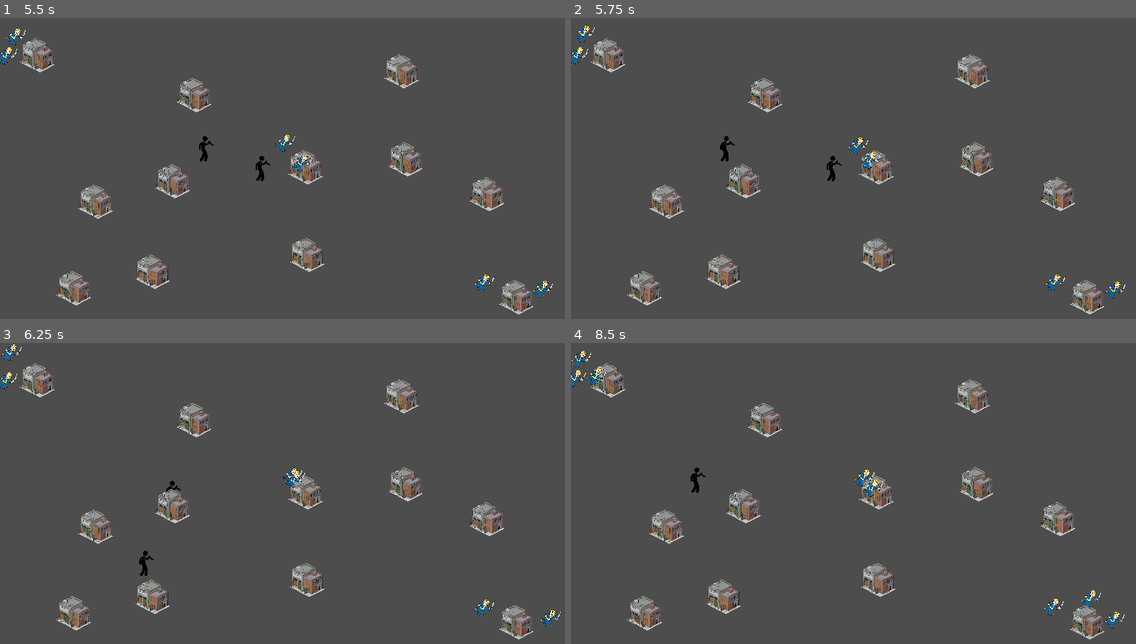
Above: before the commit, frames 1-4 (two rows, left to right).
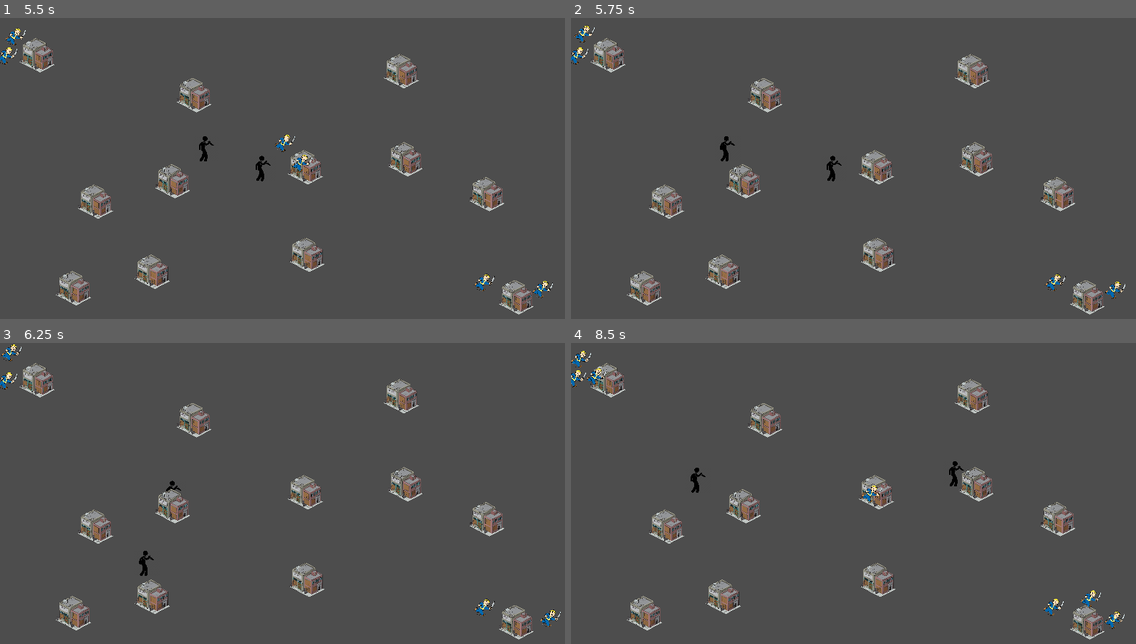
Above: after the commit, the same moments.

Repository: Alfenstein8/createjam
Game: Godot game, scene res://scenes/main_menu.tscn
The game is run twice, just before and just after one commit, with the same random seed, the same clock (stepped at 60 frames per second) and the same inputs.
Inputs:
- Up to frame 1 (5.5 s): click "GANG" at 0.5 s; hold D (p1_right) 1.28-2.03 s; hold F (p1_follow) 1.28-2.03 s; hold S (p1_down) 2.03-2.78 s; tap T (p1_interact) at 2.1 s; hold D (p1_right) 2.78-3.53 s; hold R (p1_shoot) 2.78-3.53 s; hold W (p1_up) 3.53-4.28 s; tap Down (p2_down) at 3.6 s; hold L (p2_follow) 4.28-5.03 s; hold A (p1_left) from 4.28 s (still down); tap , (p2_interact) at 5.1 s
- Up to frame 2 (5.75 s): keep holding A (p1_left)
- Up to frame 3 (6.25 s): release A (p1_left) at 5.78 s; hold S (p1_down) from 5.78 s (still down); hold Left (p2_left) from 5.78 s (still down)
- Up to frame 4 (8.5 s): release S (p1_down) at 6.53 s; release Left (p2_left) at 6.53 s; hold D (p1_right) 6.53-7.28 s; tap Right (p2_right) at 6.6 s; hold W (p1_up) 7.28-8.03 s; hold . (p2_shoot) 7.28-8.03 s; hold D (p1_right) from 8.03 s (still down); tap Up (p2_up) at 8.1 s

Frame 1 is identical in both runs. In frame 2, 0.2% of the frame differs, in the area x 49-55%, y 39-51%; in frame 3, 0.1%; in frame 4, 0.3%, in the area x 50-70%, y 39-54%.

Commit message:
gangmember kills

Diff:
--- a/Scripts/gangmember.gd
+++ b/Scripts/gangmember.gd
@@ -60,13 +60,20 @@
 
 
 func _on_area_2d_body_entered(body:Node2D):
-	if(!body.is_in_group("gangmember") || body.player_owner == player_owner):
+	if(!body.is_in_group("gangmember") && !body.is_in_group("player") || body.player_owner == player_owner):
 		return
 	nearby_gangmembers.append(body)
 
 
 func _on_area_2d_body_exited(body):
-	if(!body.is_in_group("gangmember") || body.player_owner == player_owner):
+	if(!body.is_in_group("gangmember") && !body.is_in_group("player") || body.player_owner == player_owner):
 		return
 	var gangmember_index = nearby_gangmembers.find(body)
 	nearby_gangmembers.pop_at(gangmember_index)
+
+
+func _on_hitbox_body_entered(body):
+	if(!body.is_in_group("gangmember") || body.player_owner == player_owner):
+		return
+	body.queue_free()
+	queue_free()
--- a/scenes/gangmember.tscn
+++ b/scenes/gangmember.tscn
@@ -24,5 +24,12 @@
 [node name="CollisionShape2D" type="CollisionShape2D" parent="Area2D"]
 shape = SubResource("CircleShape2D_apiwx")
 
+[node name="hitbox" type="Area2D" parent="."]
+
+[node name="CollisionShape2D" type="CollisionShape2D" parent="hitbox"]
+scale = Vector2(0.285, 0.285)
+shape = SubResource("CircleShape2D_apiwx")
+
 [connection signal="body_entered" from="Area2D" to="." method="_on_area_2d_body_entered"]
 [connection signal="body_exited" from="Area2D" to="." method="_on_area_2d_body_exited"]
+[connection signal="body_entered" from="hitbox" to="." method="_on_hitbox_body_entered"]
